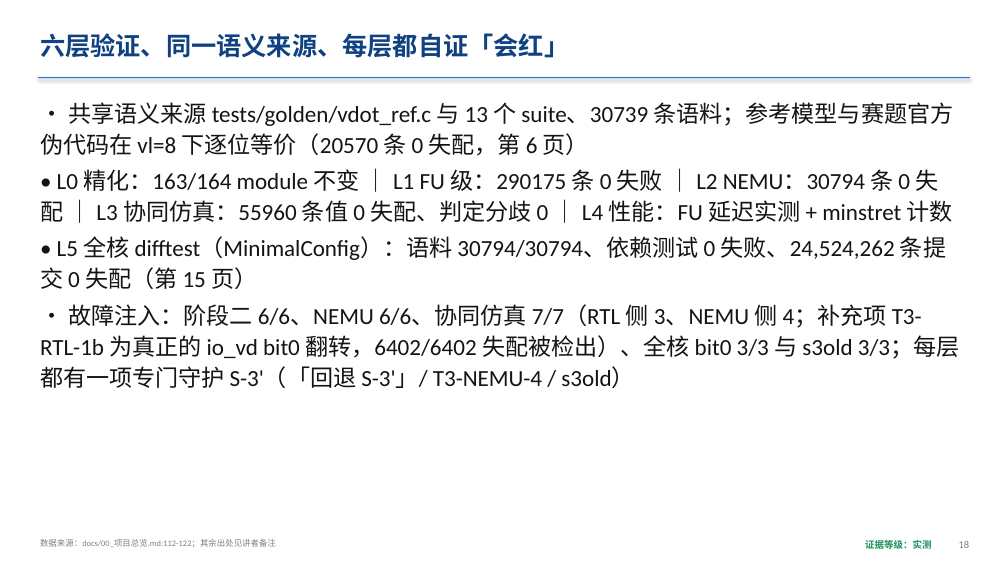
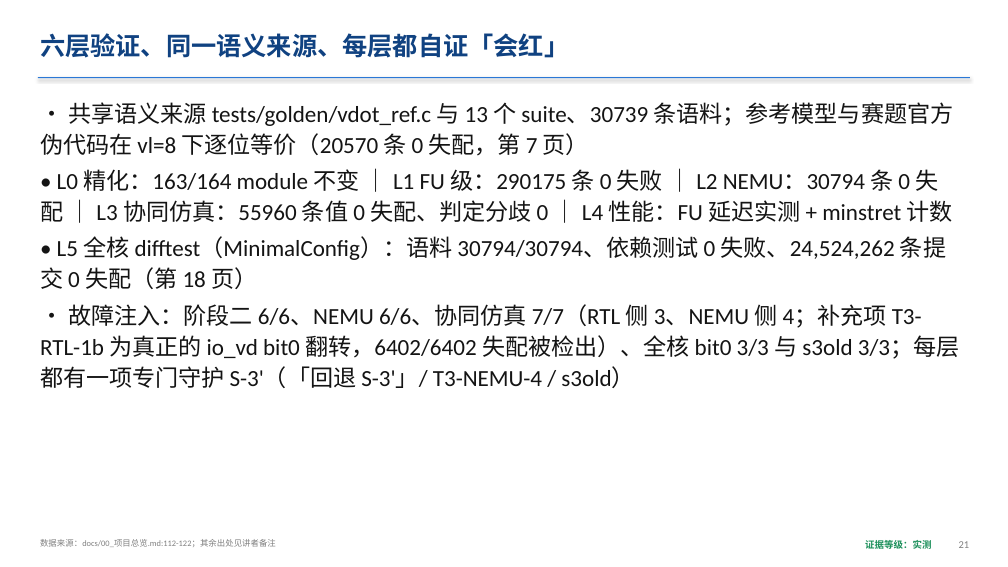
Before and after one commit to I3eg1nner/cie2026-SNL-XiangShan-vdot, a slide deck: slide 21 of docs/submission/SNL-XiangShan-vdot-slides.pptx (slide 18 before the commit). Drawn at 1008x567 pixels with LibreOffice and Linux fonts; fonts in the diff are those of the drawing. Boxes give left, top, right and bottom in pixels: in the first picture for what was removed or moved away, otherwise in the second. Text is boxed around its words. In the diff, an @@ line names an element or a change of style, - is before the commit and + after.

Commit message:
build(submission): 讲解 PPT 打磨：波形图页以图为主体，正文不低于 12 pt
- P5A 续页拆为「8 从哪来与清零取舍」「等价证据与全核 vl=8 实测」两页，后者以图 10 为主图
- P4、P5、P12A 波形图占页宽 60% 以上，页面要点压缩，大纲原文移入讲者备注；
  压缩要点中的数字生成时与大纲逐个比对
- P10 拆为两页；P2、P7、P11 增加原生形状示意图（三阶段路线、复用与新增、NEMU 扩展流程）
- 放得下断言的正文与表格下限提高到 12 pt；共 29 页

```diff
--- a/docs/submission/SNL-XiangShan-vdot-slides.pptx
+++ b/docs/submission/SNL-XiangShan-vdot-slides.pptx
@@ text at [40, 102, 954, 156]: text changed @@
-• 共享语义来源 tests/golden/vdot_ref.c 与 13 个 suite、30739 条语料；参考模型与赛题官方伪代码在 vl=8 下逐位等价（20570 条 0 失配，第 6 页）
+• 共享语义来源 tests/golden/vdot_ref.c 与 13 个 suite、30739 条语料；参考模型与赛题官方伪代码在 vl=8 下逐位等价（20570 条 0 失配，第 7 页）
@@ text at [40, 236, 946, 289]: text changed @@
-• L5 全核 difftest（MinimalConfig）：语料 30794/30794、依赖测试 0 失败、24,524,262 条提交 0 失配（第 15 页）
+• L5 全核 difftest（MinimalConfig）：语料 30794/30794、依赖测试 0 失败、24,524,262 条提交 0 失配（第 18 页）
@@ text at [959, 541, 970, 548]: text changed @@
-18
+21
```
Also in this commit, not shown: 25 other slides changed, 3 slides added, 3 other files.
